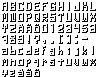
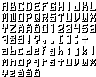
Layer changes from the first 96x77 image to the second:
painted on "Background copy#1" over [2, 2, 94, 76]
renamed "Background" to "Background copy#3", painted on it over [2, 3, 94, 76]
moved "Background copy#2" above "Background copy", painted on it over [2, 3, 94, 76]
moved "Background copy" below "Background copy#2", painted on it over [2, 2, 94, 76]
